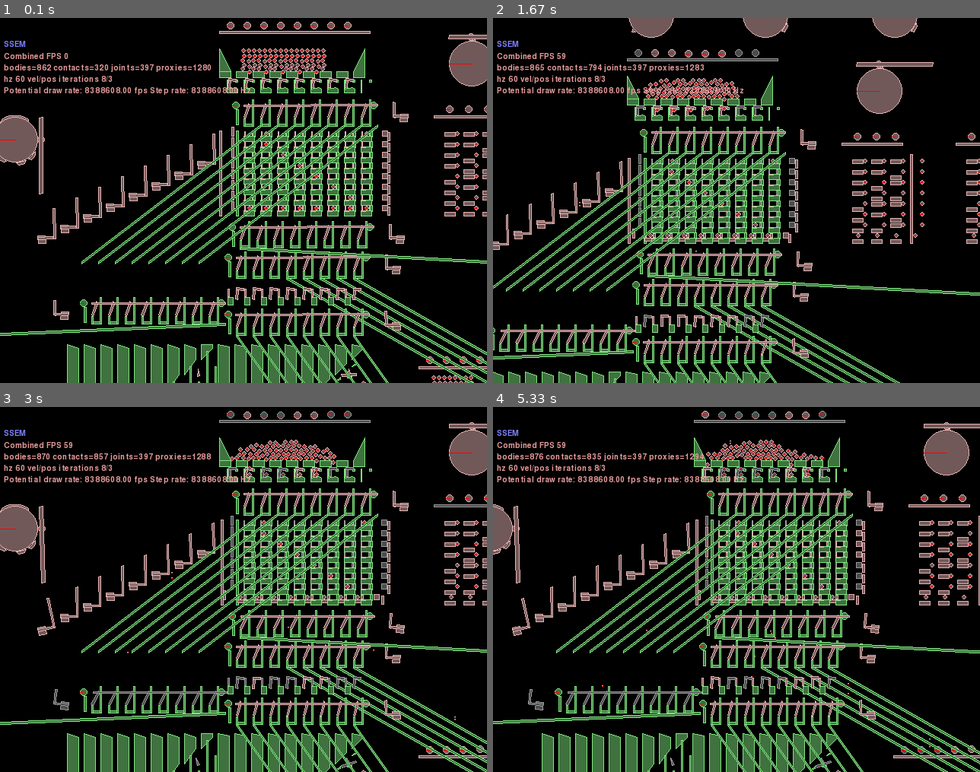
Above: before the commit, frames 1-4 (two rows, left to right).
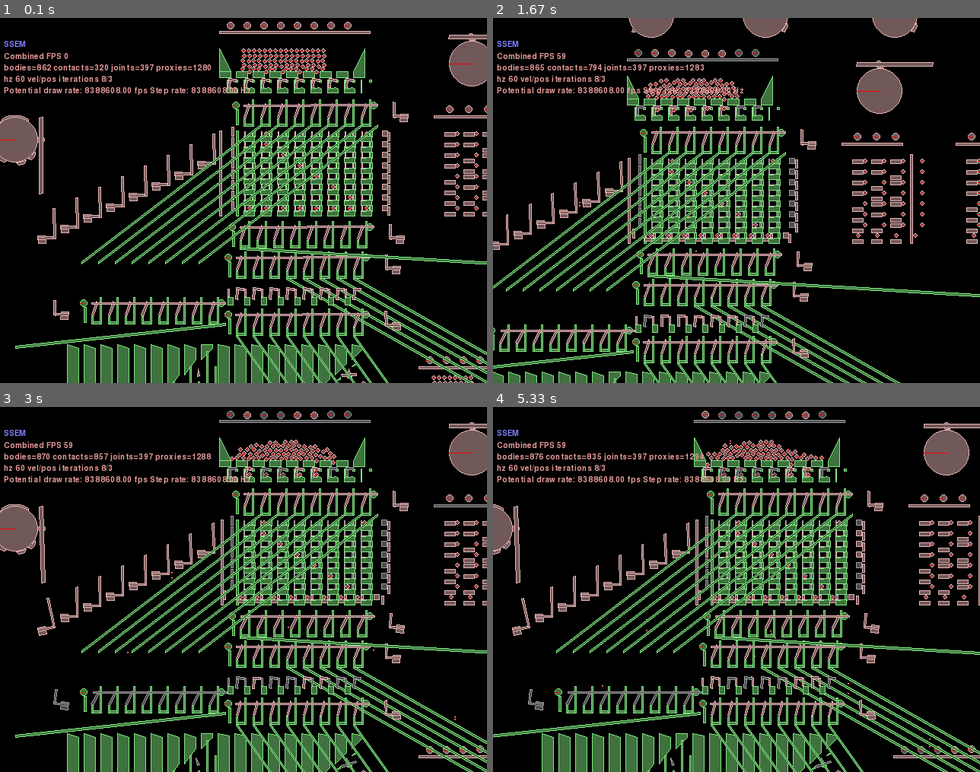
Above: after the commit, the same moments.

Repository: jmacarthur/box2d-ssem
Game: pygame game, started from main.py
Same seed, same stepped clock (60 frames per second), same inputs: the game is played once before the commit and once after it.
Inputs (mouse positions are in pixels of both pictures, inside the frame that each line leads up to):
- Up to frame 1 (0.1 s): no input
- Up to frame 2 (1.67 s): hold Right 0.33-0.8 s; move the mouse to (717, 215) at 0.37 s; hold Up 0.83-1.13 s; move the mouse to (736, 222) at 0.87 s; tap Space at 0.9, 1.23, 1.53 s; hold Right 1.17-1.63 s; move the mouse to (619, 204) at 1.2 s
- Up to frame 3 (3 s): hold Left 1.67-2.2 s; move the mouse to (292, 669) at 1.7 s; tap Space at 1.73, 2.03, 2.3, 2.63, 2.93 s; hold Down 2.23-2.53 s; move the mouse to (92, 673) at 2.27 s; hold Left 2.57-2.97 s; move the mouse to (423, 717) at 2.6 s
- Up to frame 4 (5.33 s): hold Up 3-3.37 s; move the mouse to (794, 622) at 3.03 s; tap Space at 3.07, 3.47, 3.77, 4.47, 4.87, 5.17 s; hold Right 3.4-4.03 s; move the mouse to (746, 465) at 3.43 s; click (561, 578) at 4.12 s; hold Down 4.4-4.77 s; move the mouse to (712, 684) at 4.43 s; hold Left 4.8-5.27 s; move the mouse to (736, 633) at 4.83 s; hold Right from 5.3 s (still down)

The runs differ from the first frame. In frame 1, 1.0% of the frame differs, in the area x 0-100%, y 63-91%; in frame 2, 0.9%; in frame 3, 1.0%; in frame 4, 1.0%.

Commit message:
Make discard a variable quantity

Diff:
--- a/main.py
+++ b/main.py
@@ -109,11 +109,11 @@
             self.add_static_polygon(box_polygon(11,3), c*pitch+xpos+2,  -12+ypos, filterA)
             transfer_band_x.append((c*pitch+xpos, c*pitch+xpos+11))
 
-        if discard:
-            if mirror:
-                self.add_static_polygon([(8*pitch,0), (-500,-30), (-500,-33), (8*pitch,-3) ], xpos, ypos-11, filterB)
+        if discard != 0:
+            if discard>0:
+                self.add_static_polygon([(0,0), (discard,-30), (discard,-33), (0,-3) ], xpos, ypos-11, filterB)
             else:
-                self.add_static_polygon([(0,0), (540,-30), (540,-33), (0,-3) ], xpos, ypos-11, filterB)
+                self.add_static_polygon([(8*pitch,0), (discard,-30), (discard,-33), (8*pitch,-3) ], xpos, ypos-11, filterB)
         elif slope_x!=0:
             if slope_x < 0:
                 offset = pitch
@@ -769,7 +769,7 @@
 
         (memory_selector_holdoff, memory_follower_holdoff) = self.memory_module(0,0, groundBody)
         self.upper_regenerators = []
-        discard_lever_2 = self.diverter_set(-5,-30, groundBody, discard=True) # Diverter 2a. Discard reader-pulse data.
+        discard_lever_2 = self.diverter_set(-5,-30, groundBody, discard=500) # Diverter 2a. Discard reader-pulse data.
         upper_regen_control = self.regenerator(-10,-105, groundBody, self.upper_regenerators) # Regenerator 1. For regenning anything read from memory.
         diverter_3 = self.diverter_set(-10,-145, groundBody, slope_x=221, slope_y=310) # Diverter 3; splits to instruction reg/PC
 
@@ -805,7 +805,7 @@
         self.connect_memory()
         print("Scale is {}".format(self.scale))
 
-        store_discard = self.diverter_set(-200,-130, groundBody, discard=True, mirror=True) # Diverter 4. Discards the extra data from the regenerator during a store.
+        store_discard = self.diverter_set(-200,-130, groundBody, discard=-100, mirror=True) # Diverter 4. Discards the extra data from the regenerator during a store.
 
 
         # Cams
